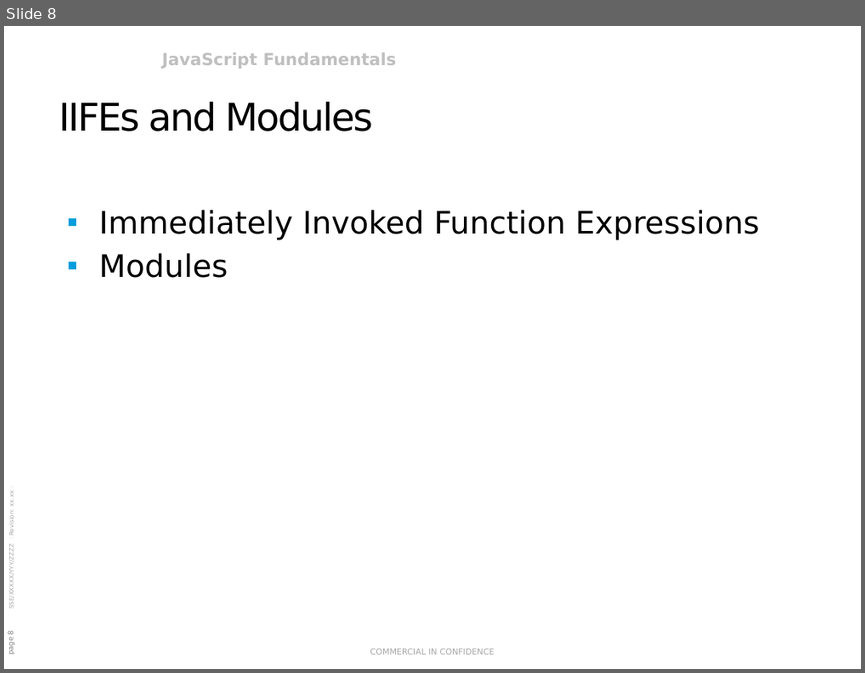
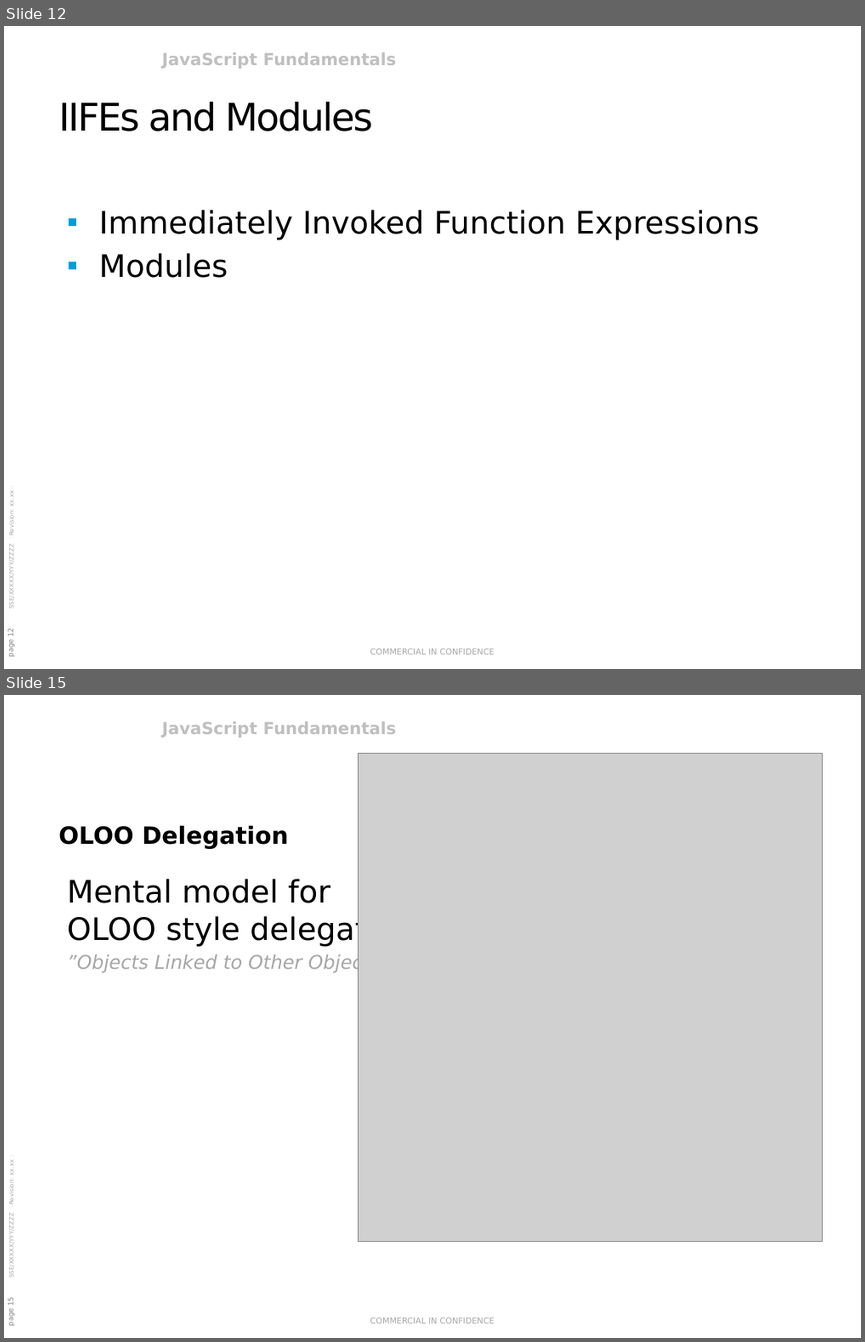
Before and after one commit to rasmusvhansen/javascript-course, a slide deck: JavaScript Fundamentals.pptx. Shown one above the other, each under a label of ours: slide 8 before the commit, slides 12 and 15 after it; the slides between them are not shown. The pictures are 865x673 and 865x1342 pixels, drawn with LibreOffice and Linux fonts; fonts in the diff are those of the drawing; grey boxes stand for pictures; background and template pictures are left out. Boxes give left, top, right and bottom in pixels: in the first picture for what was removed or moved away, otherwise in the second. Text is boxed around its words. In the diff, an @@ line names an element or a change of style, - is before the commit and + after.

```diff
--- a/JavaScript Fundamentals.pptx
+++ b/JavaScript Fundamentals.pptx
@@ slide 15 added at [4, 695, 861, 1338], background #FFFFFF; not listed: 4 template elements that a slide beside it also shows @@
@@ picture added at [358, 754, 823, 1242] @@
@@ text added at [58, 825, 288, 849], 20 pt, text #000000, bold @@
+OLOO Delegation
@@ text added at [67, 879, 414, 974], 26 pt, text #000000 @@
+Mental model for
+OLOO style delegation
+”Objects Linked to Other Objects”
@@ what was slide 8 is now slide 12 @@
@@ page number at [7, 629, 15, 656]: text changed @@
-page 8
+page 12
```
Also in this commit, not shown: 4 slides changed, 11 other slides added, 26 other files.
